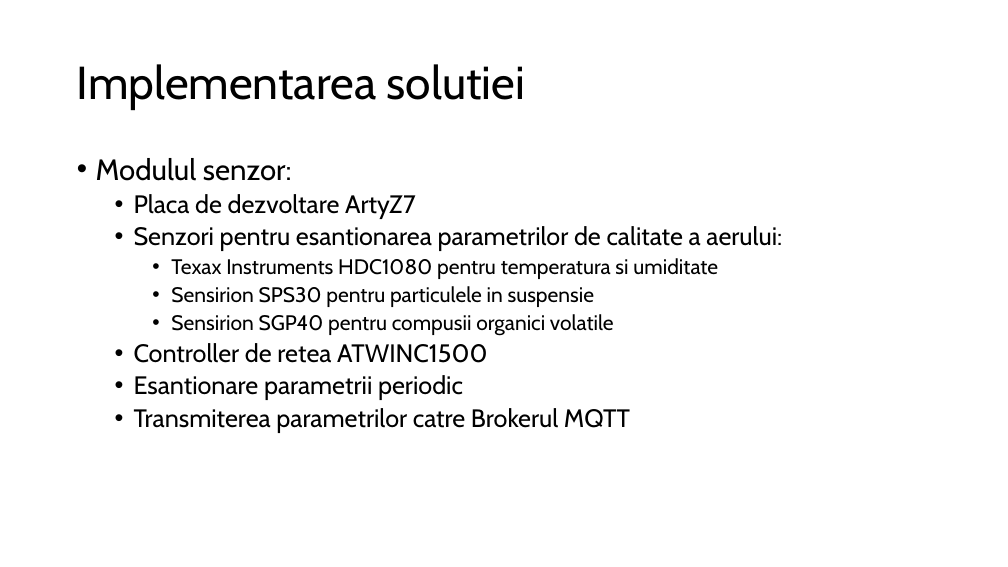
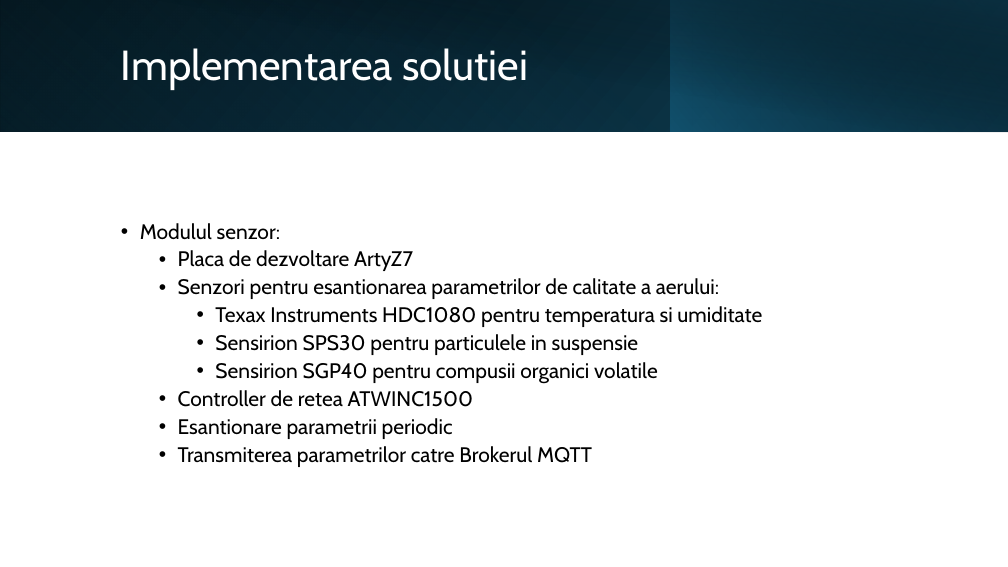
Before and after one commit to Coposescu/IoTDocumentation, a slide deck: slide 10 of Coposescu_Mihai_Octavian_prezentare.pptx. Drawn at 1008x567 pixels with LibreOffice and Linux fonts; fonts in the diff are those of the drawing. Boxes give left, top, right and bottom in pixels: in the first picture for what was removed or moved away, otherwise in the second. Text is boxed around its words. In the diff, an @@ line names an element or a change of style, - is before the commit and + after.

```diff
--- a/Coposescu_Mihai_Octavian_prezentare.pptx
+++ b/Coposescu_Mihai_Octavian_prezentare.pptx
@@ rectangle added at bbox=[0, 0, 1008, 132], fill gradient #000000 to #104862 @@
@@ rectangle added at bbox=[0, 0, 671, 132], fill gradient #156082 to #0B3041 @@
@@ rectangle added at bbox=[38, 0, 1008, 132], fill gradient #000000 to #0B3041 @@
@@ title "Implementarea solutiei": place and size @@
-title "Implementarea solutiei" at bbox=[77, 64, 525, 110]
+title "Implementarea solutiei" at bbox=[121, 48, 528, 90]
@@ title "Implementarea solutiei" at bbox=[121, 48, 528, 90]: size 44 to 40 pt, text colour #000000 to #FFFFFF @@
@@ rectangle added at bbox=[671, 0, 1008, 132], fill gradient #156082 to #000000 @@
@@ text "Modulul senzor:": place and size @@
-text "Modulul senzor:" at bbox=[96, 158, 782, 433]
+text "Modulul senzor:" at bbox=[140, 223, 762, 467]
@@ text "Modulul senzor:" at bbox=[140, 223, 762, 467]: vertical alignment top to middle @@
@@ text at bbox=[140, 223, 719, 467]: size 28 to 20 pt in "Modulul senzor:"; size 24 to 20 pt in "Placa de dezvoltare ArtyZ7", "Senzori pentru esantionarea parametrilor de calitate a ...", "Controller de retea ATWINC1500", "Esantionare parametrii periodic" and 1 more places @@
```
Also in this commit, not shown: 14 other slides changed, 7 slides added, 2 slides removed.
